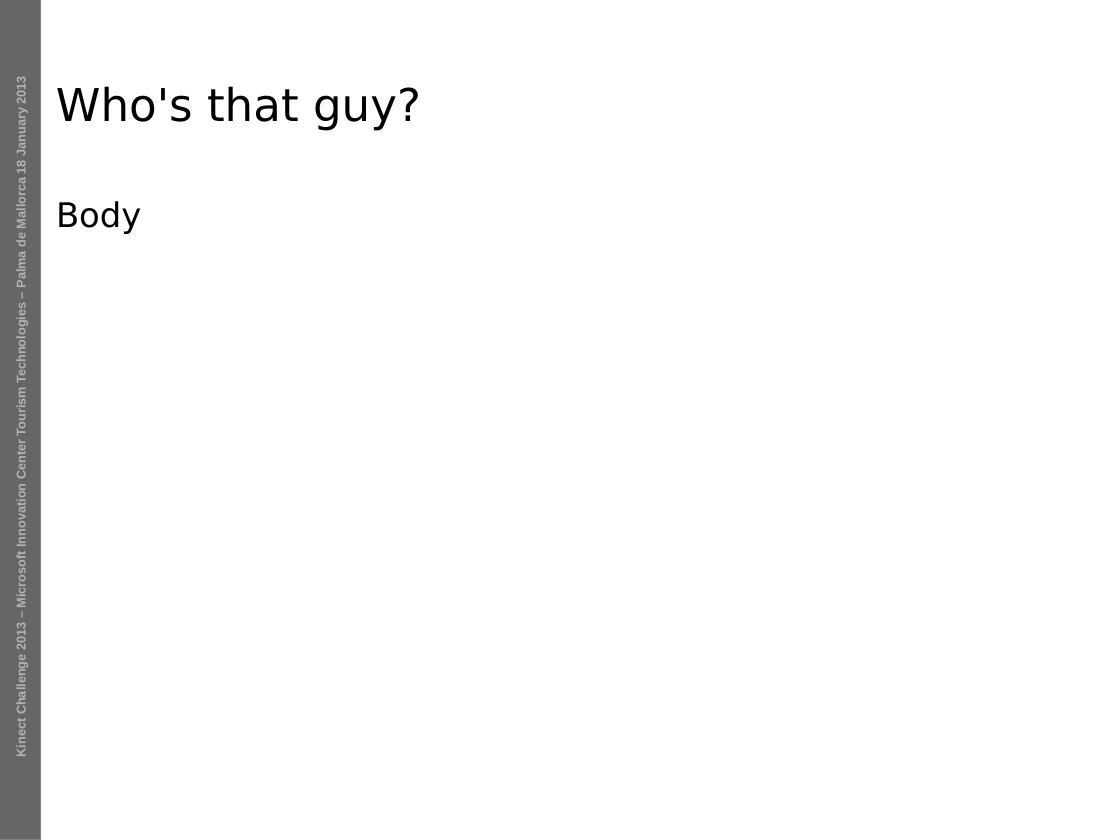
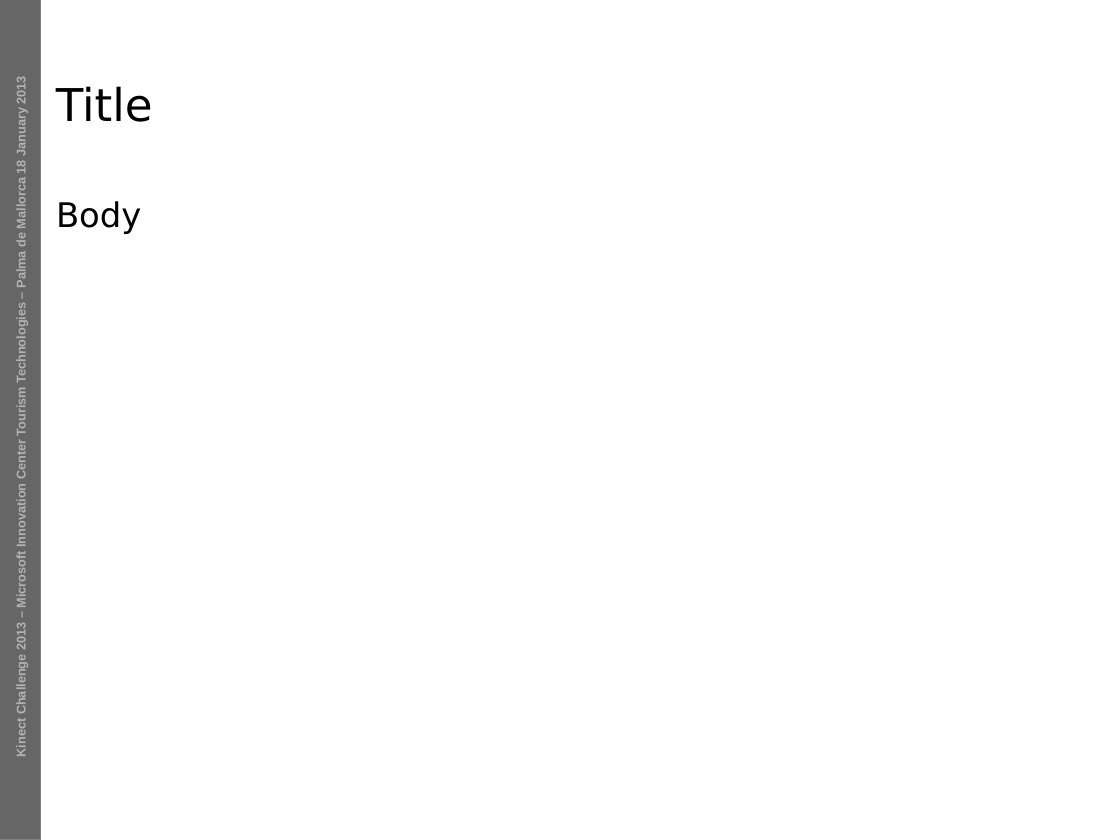
Before and after one commit to Tragnarion/kinectchallenge2013, a slide deck: slide 4 of Presentation/toolsfordevs_moritzwundke_kinectchallenge2013.odp (slide 2 before the commit). Drawn at 1120x840 pixels with LibreOffice and Linux fonts; fonts in the diff are those of the drawing. Boxes give left, top, right and bottom in pixels: in the first picture for what was removed or moved away, otherwise in the second. Text is boxed around its words. In the diff, an @@ line names an element or a change of style, - is before the commit and + after.

```diff
--- a/Presentation/toolsfordevs_moritzwundke_kinectchallenge2013.odp
+++ b/Presentation/toolsfordevs_moritzwundke_kinectchallenge2013.odp
@@ title at <box>56,86,153,122</box>: text changed @@
-Who's that guy?
+Title
```
Also in this commit, not shown: 1 slide added, 5 other files.
